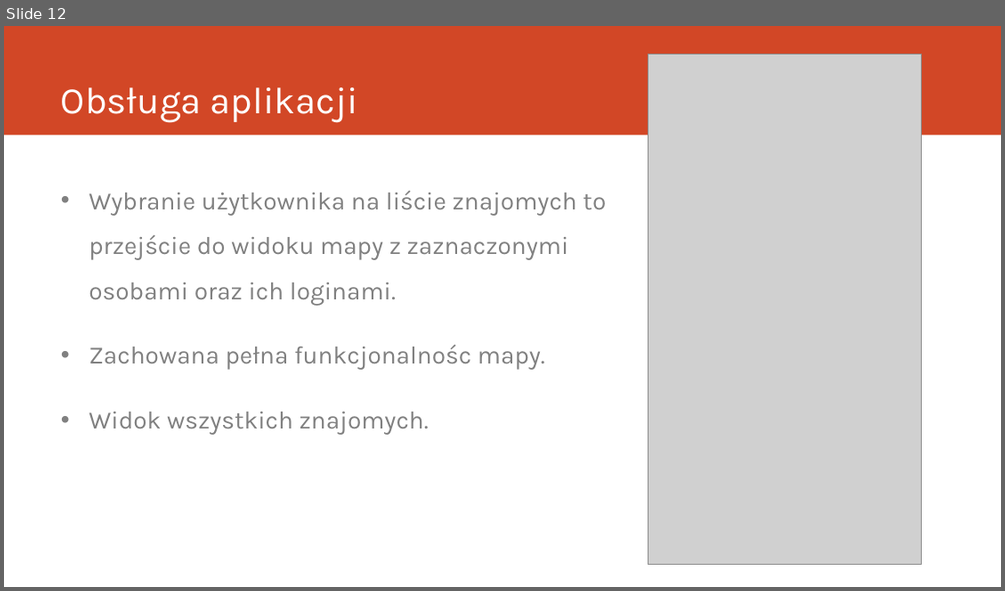
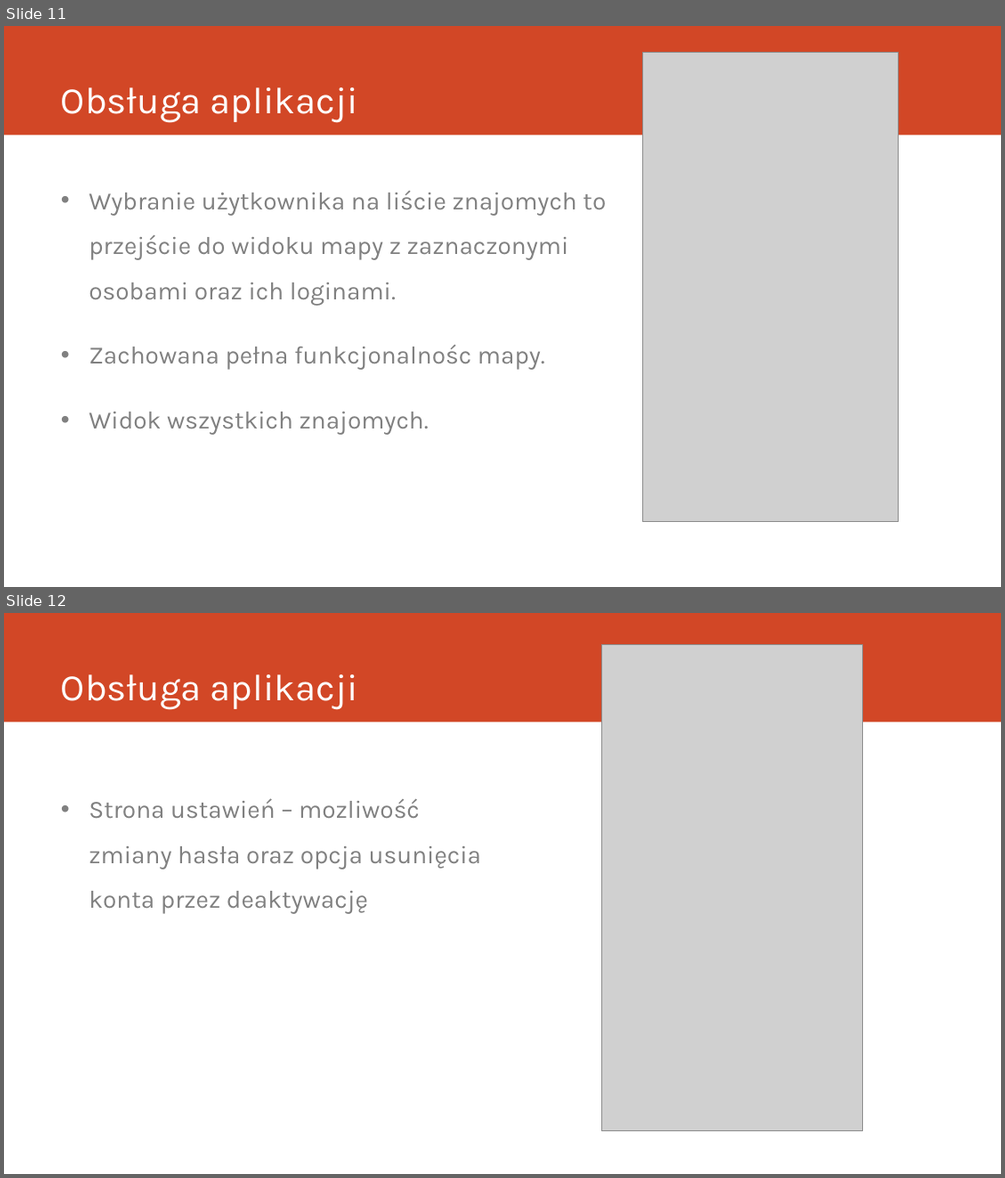
Before and after one commit to buforyaei/tillsammens, a slide deck: Dokumentacja/Tillsammens.pptx. Shown one above the other, each under a label of ours: slide 12 before the commit, slides 11 and 12 after it. The pictures are 1005x591 and 1005x1178 pixels, drawn with LibreOffice and Linux fonts; fonts in the diff are those of the drawing; grey boxes stand for pictures. Boxes give left, top, right and bottom in pixels: in the first picture for what was removed or moved away, otherwise in the second. Text is boxed around its words. In the diff, an @@ line names an element or a change of style, - is before the commit and + after.

```diff
--- a/Dokumentacja/Tillsammens.pptx
+++ b/Dokumentacja/Tillsammens.pptx
@@ slide 12 added at box(4, 613, 1001, 1174), background #FFFFFF; not listed: 1 template element that a slide beside it also shows @@
@@ picture added at box(601, 644, 863, 1130) @@
@@ title added at box(61, 674, 358, 710), 36 pt, text #FFFFFF @@
+Obsługa aplikacji
@@ text added at box(89, 798, 481, 914), 24 pt, text #808080 @@
+• Strona ustawień – mozliwość zmiany hasła oraz opcja usunięcia konta przez deaktywację
@@ what was slide 12 is now slide 11 @@
@@ slide 11 changed as well @@
@@ picture: place and size @@
-picture at box(647, 54, 921, 564)
+picture at box(643, 52, 898, 522)
```
Also in this commit, not shown: 12 other slides changed, 1 slide removed, 12 other files.
